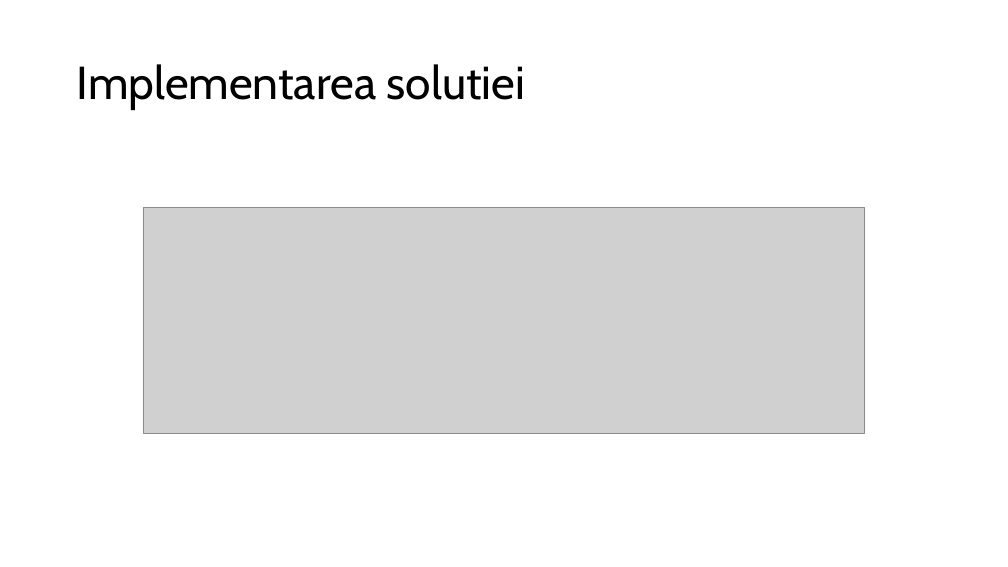
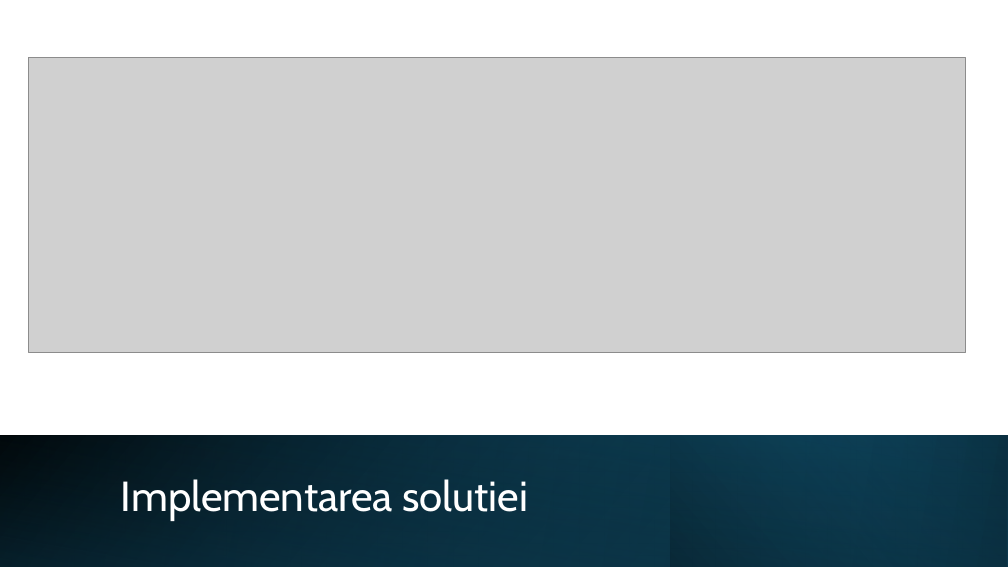
Before and after one commit to Coposescu/IoTDocumentation, a slide deck: slide 11 of Coposescu_Mihai_Octavian_prezentare.pptx. Drawn at 1008x567 pixels with LibreOffice and Linux fonts; fonts in the diff are those of the drawing; grey boxes stand for pictures. Boxes give left, top, right and bottom in pixels: in the first picture for what was removed or moved away, otherwise in the second. Text is boxed around its words. In the diff, an @@ line names an element or a change of style, - is before the commit and + after.

```diff
--- a/Coposescu_Mihai_Octavian_prezentare.pptx
+++ b/Coposescu_Mihai_Octavian_prezentare.pptx
@@ picture: place and size @@
-picture at bbox=[144, 207, 864, 434]
+picture at bbox=[29, 57, 966, 352]
@@ rectangle added at bbox=[0, 436, 1008, 567], fill gradient #000000 to #156082 @@
@@ rectangle added at bbox=[0, 436, 1008, 567], fill gradient #156082 to #0B3041 @@
@@ rectangle added at bbox=[0, 436, 1007, 567], fill gradient #000000 to #0B3041 @@
@@ rectangle added at bbox=[671, 436, 1008, 567], fill gradient #0B3041 to #156082 @@
@@ title "Implementarea solutiei": place and size @@
-title "Implementarea solutiei" at bbox=[77, 64, 525, 110]
+title "Implementarea solutiei" at bbox=[121, 479, 528, 521]
@@ title "Implementarea solutiei" at bbox=[121, 479, 528, 521]: size 44 to 40 pt, text colour #000000 to #FFFFFF @@
```
Also in this commit, not shown: 14 other slides changed, 7 slides added, 2 slides removed.
